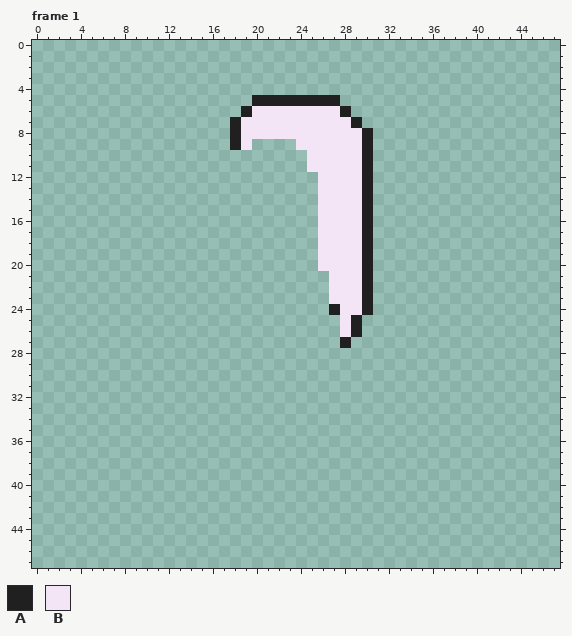
Pixel-art file -- assets/sprites/characters/complete/keia/walk/keia00_walk_l.ase. Above: the version before the commit.
48x48 pixels, 4 frames. Colours within 5 levels of each other are drawn and written as one. Shown: frame 1. The commit also changed other frames, which this record leaves out.
Palette (. is transparent): A #202020  B #f3e5f5
Pixels before, frame 1, first column x 18:
 5 ..AAAAAAAA...
 6 .ABBBBBBBBA..
 7 ABBBBBBBBBBA.
 8 ABBBBBBBBBBBA
 9 AB....BBBBBBA
10 .......BBBBBA
11 .......BBBBBA
12 ........BBBBA
13 ........BBBBA
14 ........BBBBA
15 ........BBBBA
16 ........BBBBA
17 ........BBBBA
18 ........BBBBA
19 ........BBBBA
20 ........BBBBA
21 .........BBBA
22 .........BBBA
23 .........BBBA
24 .........ABBA
25 ..........BA.
26 ..........BA.
27 ..........A..
After:
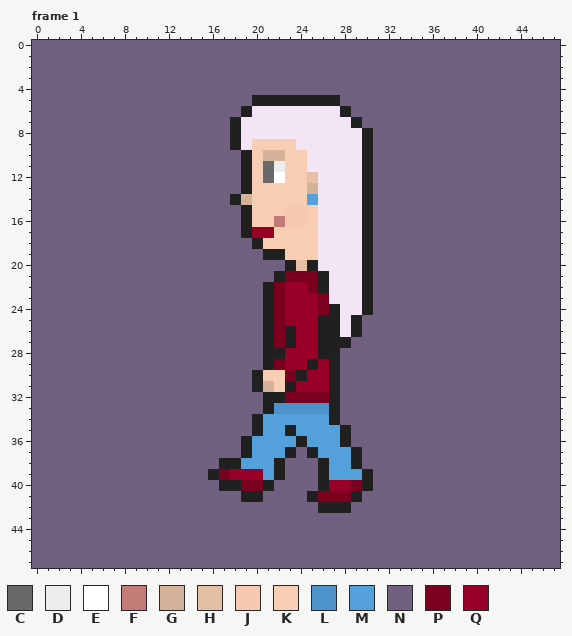
Colours new in this view: C #696969  D #ececec  E #ffffff  F #c27b77  G #d4b29a  H #e5bfa6  J #f7c8b2  K #f7ceb2  L #4d93ca  M #54a0db  N #706181  P #7b0020  Q #980028
The exact change:
layer "Background" now shown
layer "Body" now shown
layer "Face" now shown
layer "Makeup" now shown
layer "Trousers" now shown
layer "Shoes" now shown
layer "Tshirt" now shown
layer "Jacket" now shown
Changed rows in their new state; - is an unchanged pixel.
Frame 1:
first column x 0:
 0 NNNNNNNNNNNNNNNNNNNNNNNNNNNNNNNNNNNNNNNNNNNNNNNN
 1 NNNNNNNNNNNNNNNNNNNNNNNNNNNNNNNNNNNNNNNNNNNNNNNN
 2 NNNNNNNNNNNNNNNNNNNNNNNNNNNNNNNNNNNNNNNNNNNNNNNN
 3 NNNNNNNNNNNNNNNNNNNNNNNNNNNNNNNNNNNNNNNNNNNNNNNN
 4 NNNNNNNNNNNNNNNNNNNNNNNNNNNNNNNNNNNNNNNNNNNNNNNN
 5 NNNNNNNNNNNNNNNNNNNN--------NNNNNNNNNNNNNNNNNNNN
 6 NNNNNNNNNNNNNNNNNNN----------NNNNNNNNNNNNNNNNNNN
 7 NNNNNNNNNNNNNNNNNN------------NNNNNNNNNNNNNNNNNN
 8 NNNNNNNNNNNNNNNNNN-------------NNNNNNNNNNNNNNNNN
 9 NNNNNNNNNNNNNNNNNN--KKKK-------NNNNNNNNNNNNNNNNN
10 NNNNNNNNNNNNNNNNNNNAKGGKK------NNNNNNNNNNNNNNNNN
11 NNNNNNNNNNNNNNNNNNNAKCDKK------NNNNNNNNNNNNNNNNN
12 NNNNNNNNNNNNNNNNNNNAKCEKKH-----NNNNNNNNNNNNNNNNN
13 NNNNNNNNNNNNNNNNNNNAKKKKKG-----NNNNNNNNNNNNNNNNN
14 NNNNNNNNNNNNNNNNNNAGKKKKKM-----NNNNNNNNNNNNNNNNN
15 NNNNNNNNNNNNNNNNNNNAKKKJJK-----NNNNNNNNNNNNNNNNN
16 NNNNNNNNNNNNNNNNNNNAKKFJJK-----NNNNNNNNNNNNNNNNN
17 NNNNNNNNNNNNNNNNNNNAQQKKKK-----NNNNNNNNNNNNNNNNN
18 NNNNNNNNNNNNNNNNNNNNAKKKKK-----NNNNNNNNNNNNNNNNN
19 NNNNNNNNNNNNNNNNNNNNNAAKKK-----NNNNNNNNNNNNNNNNN
20 NNNNNNNNNNNNNNNNNNNNNNNAHA-----NNNNNNNNNNNNNNNNN
21 NNNNNNNNNNNNNNNNNNNNNNAPPPA----NNNNNNNNNNNNNNNNN
22 NNNNNNNNNNNNNNNNNNNNNAPQQPA----NNNNNNNNNNNNNNNNN
23 NNNNNNNNNNNNNNNNNNNNNAPQQQP----NNNNNNNNNNNNNNNNN
24 NNNNNNNNNNNNNNNNNNNNNAPQQQP----NNNNNNNNNNNNNNNNN
25 NNNNNNNNNNNNNNNNNNNNNAPQQQAA--NNNNNNNNNNNNNNNNNN
26 NNNNNNNNNNNNNNNNNNNNNAPAQQAA--NNNNNNNNNNNNNNNNNN
27 NNNNNNNNNNNNNNNNNNNNNAPAQQAA-NNNNNNNNNNNNNNNNNNN
28 NNNNNNNNNNNNNNNNNNNNNAAQQQAANNNNNNNNNNNNNNNNNNNN
29 NNNNNNNNNNNNNNNNNNNNNAPQQAQANNNNNNNNNNNNNNNNNNNN
30 NNNNNNNNNNNNNNNNNNNNAKKPAQQANNNNNNNNNNNNNNNNNNNN
31 NNNNNNNNNNNNNNNNNNNNAGKAQQQANNNNNNNNNNNNNNNNNNNN
32 NNNNNNNNNNNNNNNNNNNNNAAPPPPANNNNNNNNNNNNNNNNNNNN
33 NNNNNNNNNNNNNNNNNNNNNALLLLLANNNNNNNNNNNNNNNNNNNN
34 NNNNNNNNNNNNNNNNNNNNAMMMMMMANNNNNNNNNNNNNNNNNNNN
35 NNNNNNNNNNNNNNNNNNNNAMMAMMMMANNNNNNNNNNNNNNNNNNN
36 NNNNNNNNNNNNNNNNNNNAMMMMAMMMANNNNNNNNNNNNNNNNNNN
37 NNNNNNNNNNNNNNNNNNNAMMMANAMMMANNNNNNNNNNNNNNNNNN
38 NNNNNNNNNNNNNNNNNAAMMMANNNAMMANNNNNNNNNNNNNNNNNN
39 NNNNNNNNNNNNNNNNAPQQQMANNNAMMMANNNNNNNNNNNNNNNNN
40 NNNNNNNNNNNNNNNNNAAPPANNNNAQQPANNNNNNNNNNNNNNNNN
41 NNNNNNNNNNNNNNNNNNNAANNNNAPPPANNNNNNNNNNNNNNNNNN
42 NNNNNNNNNNNNNNNNNNNNNNNNNNAAANNNNNNNNNNNNNNNNNNN
43 NNNNNNNNNNNNNNNNNNNNNNNNNNNNNNNNNNNNNNNNNNNNNNNN
44 NNNNNNNNNNNNNNNNNNNNNNNNNNNNNNNNNNNNNNNNNNNNNNNN
45 NNNNNNNNNNNNNNNNNNNNNNNNNNNNNNNNNNNNNNNNNNNNNNNN
46 NNNNNNNNNNNNNNNNNNNNNNNNNNNNNNNNNNNNNNNNNNNNNNNN
47 NNNNNNNNNNNNNNNNNNNNNNNNNNNNNNNNNNNNNNNNNNNNNNNN
Changed places in both pictures, as pixel boxes (x1, y1, x2, y2):
added: (32, 40, 560, 568)
